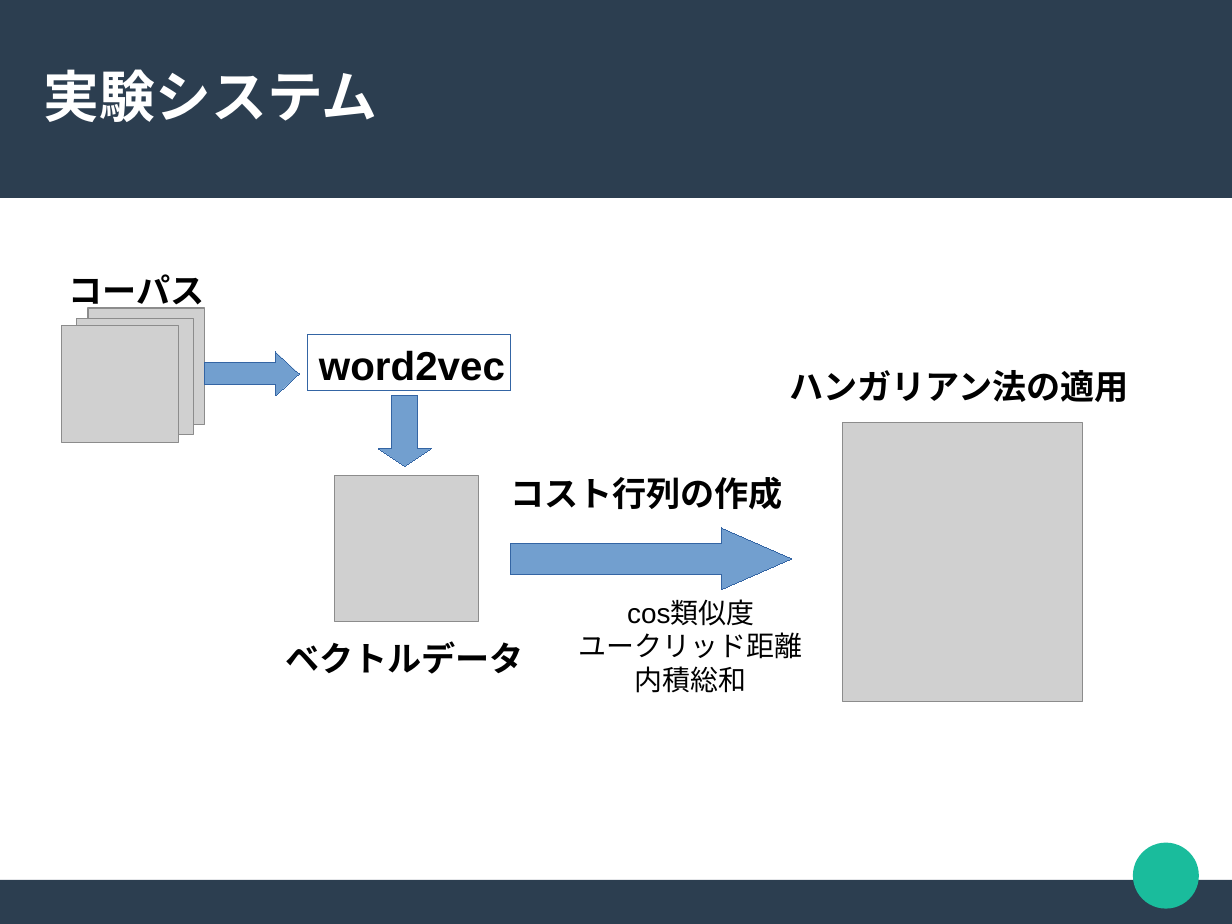
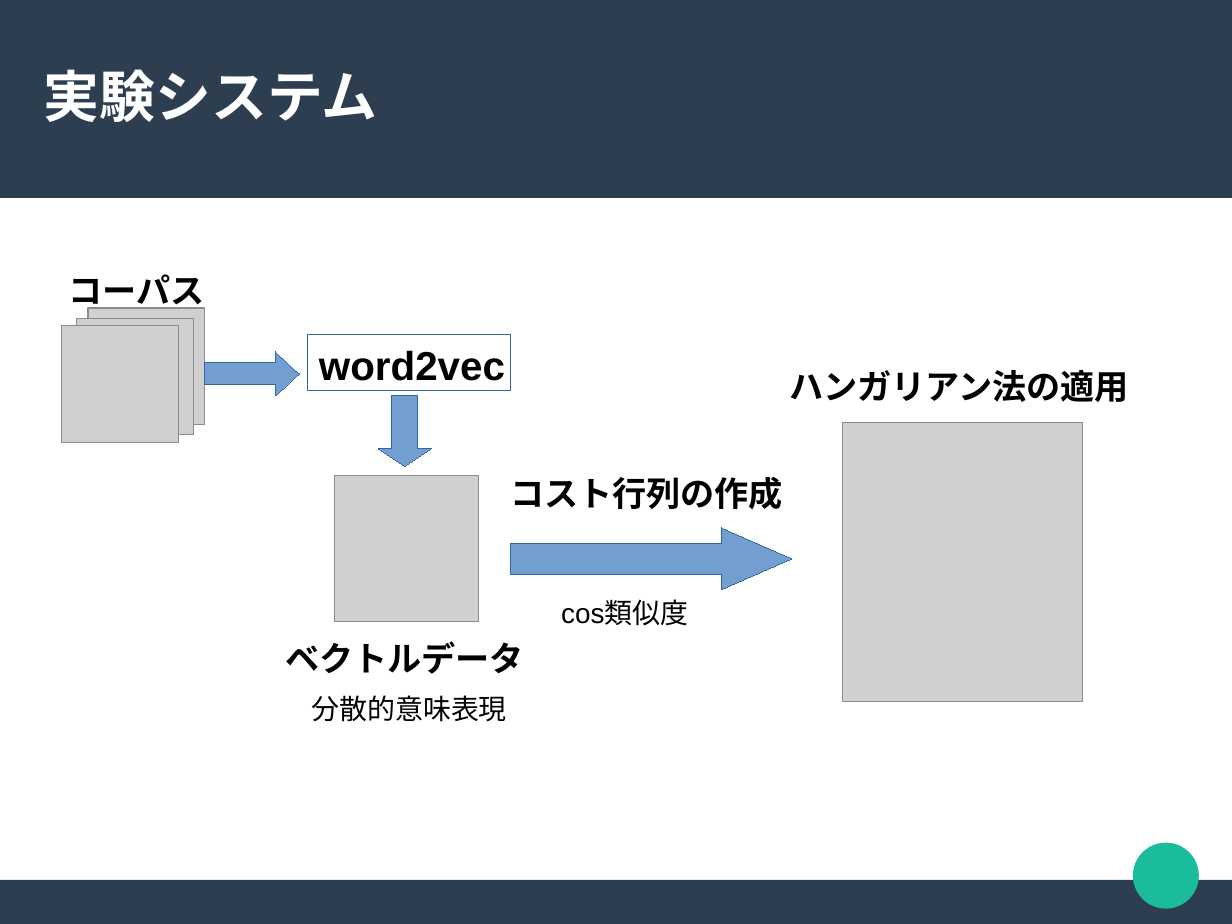
Before and after one commit to chocolaolantan/thesis, a slide deck: slide 3 of note/slide/ハンガリアン法による語の相似関係抽出ver2.odp. Drawn at 1232x924 pixels with LibreOffice and Linux fonts; fonts in the diff are those of the drawing; grey boxes stand for pictures. Boxes give left, top, right and bottom in pixels: in the first picture for what was removed or moved away, otherwise in the second. Text is boxed around its words. In the diff, an @@ line names an element or a change of style, - is before the commit and + after.

```diff
--- a/note/slide/ハンガリアン法による語の相似関係抽出ver2.odp
+++ b/note/slide/ハンガリアン法による語の相似関係抽出ver2.odp
@@ text "cos類似度" moved from (x1=579, y1=601, x2=803, y2=693) to (x1=561, y1=601, x2=688, y2=626) @@
@@ text at (x1=579, y1=632, x2=803, y2=693): paragraphs removed @@
-ユークリッド距離
-内積総和
@@ text added at (x1=311, y1=695, x2=507, y2=722), 18 pt, text #000000 @@
+分散的意味表現
```
Also in this commit, not shown: 4 other slides changed, 2 slides added, 3 slides removed, 14 other files.
